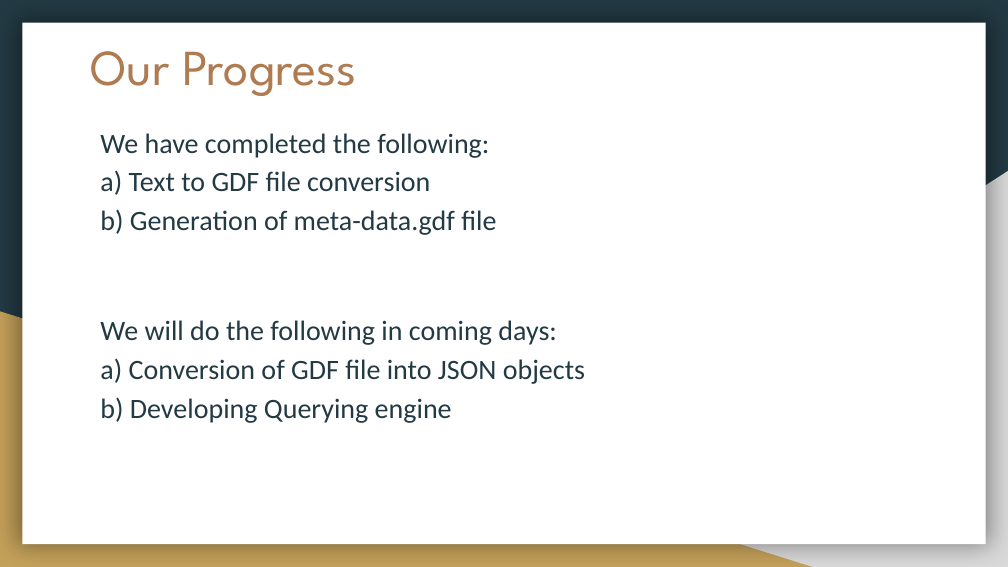
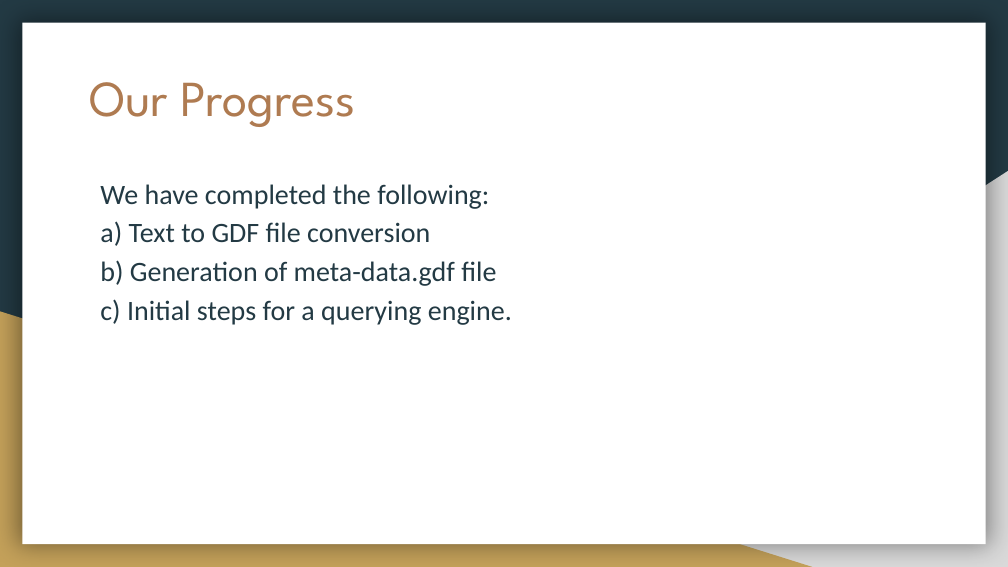
Before and after one commit to Sreyas-108/GDF, a slide deck: slide 24 of docs/seminar_ppt.pptx. Drawn at 1008x567 pixels with LibreOffice and Linux fonts; fonts in the diff are those of the drawing. Boxes give left, top, right and bottom in pixels: in the first picture for what was removed or moved away, otherwise in the second. Text is boxed around its words. In the diff, an @@ line names an element or a change of style, - is before the commit and + after.

```diff
--- a/docs/seminar_ppt.pptx
+++ b/docs/seminar_ppt.pptx
@@ title "Our Progress": place and size @@
-title "Our Progress" at <box>90,51,357,96</box>
+title "Our Progress" at <box>89,82,356,127</box>
@@ text "We have completed the following: ...": place and size @@
-text "We have completed the following: ..." at <box>100,133,585,423</box>
+text "We have completed the following: ..." at <box>100,184,512,325</box>
@@ text at <box>100,299,512,325</box>: text changed @@
-We will do the following in coming days:
-a) Conversion of GDF file into JSON objects
-b) Developing Querying engine
+c) Initial steps for a querying engine.
```
Also in this commit, not shown: 1 other slide changed, 1 slide added, 1 other file.
